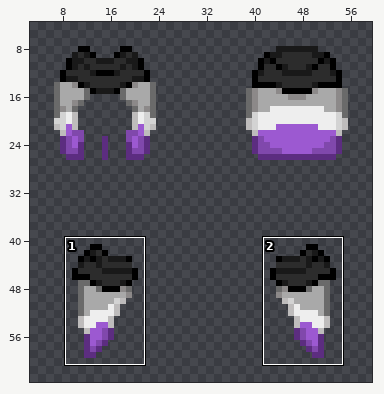
Pixel-art sprite -- Resources/Textures/Clothing/Neck/Cloaks/ace.rsi/equipped-NECK.png. The picture above shows the old version from afar; the outline marks the close-up.
Close-up. Old version:
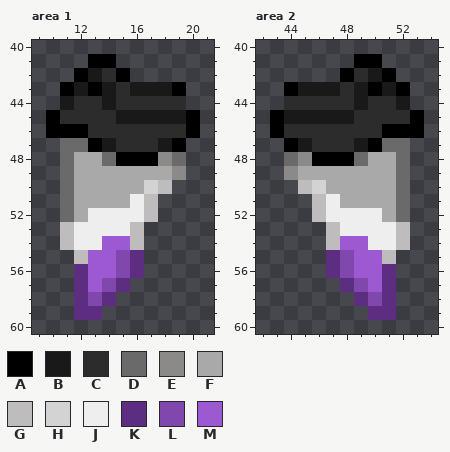
The file is 64x64 pixels. Colours within 5 levels of each other are drawn and written as one. Shown: area 1: x 9..21, y 40..60; area 2: x 42..54, y 40..60. The wide view leaves out empty margins. The commit also changed other parts of the picture, which this record leaves out.
Palette (. is transparent): A #000000  B #191919  C #2c2c2c  D #6a6a6a  E #8c8989  F #a9a9a9  G #bebcbc  H #d3d3d3  J #eeeeee  K #5c2d80  L #8048ac  M #9c59d1
Pixels before, area 1, first column x 10:
41 ...AA......
42 ..ABCA.....
43 .ABABCBBBA.
44 .BCCBCCCCC.
45 ACCCCBBBBBA
46 AAACCCCCCCA
47 .DDABCCCBA.
48 .DFFDAAAED.
49 .DFFFFFFFE.
50 .DFFFFFHG..
51 .DFFFFJG...
52 .DFJJJJG...
53 .GJJJJG....
54 .GJJMMG....
55 ..GMMLK....
56 ..KMMLK....
57 ..KMLK.....
58 ..KLK......
59 ..KK.......
Pixels before, area 2, first column x 43:
41 ......AA...
42 .....ACBA..
43 .ABBBCBABA.
44 .CCCCCBCCB.
45 ABBBBBCCCCA
46 ACCCCCCCAAA
47 .ABCCCBADD.
48 .DEAAADFFD.
49 .EFFFFFFFD.
50 ..GHFFFFFD.
51 ...GJFFFFD.
52 ...GJJJJFD.
53 ....GJJJJG.
54 ....GMMJJG.
55 ....KLMMG..
56 ....KLMMK..
57 .....KLMK..
58 ......KLK..
59 .......KK..
Once edited:
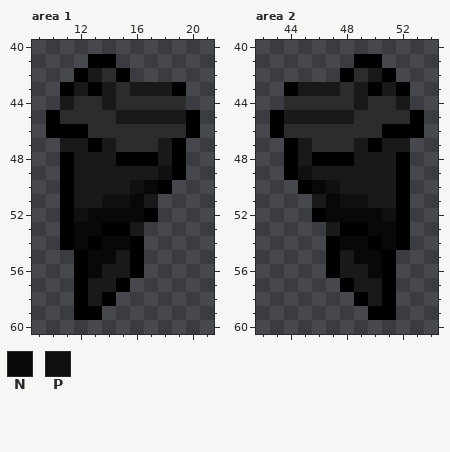
Colours new in this view: N #080808  P #101010
Diff:
Area 1:
y 47: x 11..12 DD -> BB
y 48: x 11..14 DFFD -> ABBB; x 18..19 ED -> BA
y 49: x 11..19 DFFFFFFFE -> ABBBBBBPA
y 50: x 11..18 DFFFFFHG -> ABBBBPNA
y 51: x 11..17 DFFFFJG -> ABBPPNB
y 52: x 11..17 DFJJJJG -> APNNNNA
y 53: x 11..16 GJJJJG -> ANNAAB
y 54: x 11..16 GJJMMG -> ANANNA
y 55: x 12..16 GMMLK -> ANNBA
y 56: x 12..16 KMMLK -> ANBBA
y 57: x 12..15 KMLK -> ABBA
y 58: x 12..14 KLK -> ABA
y 59: x 12..13 KK -> AA
Area 2:
y 47: x 51..52 DD -> BB
y 48: x 44..45 DE -> AB; x 49..52 DFFD -> BBBA
y 49: x 44..52 EFFFFFFFD -> APBBBBBBA
y 50: x 45..52 GHFFFFFD -> ANPBBBBA
y 51: x 46..52 GJFFFFD -> BNPPBBA
y 52: x 46..52 GJJJJFD -> ANNNNPA
y 53: x 47..52 GJJJJG -> BAANNA
y 54: x 47..52 GMMJJG -> ANNANA
y 55: x 47..51 KLMMG -> ABNNA
y 56: x 47..51 KLMMK -> ABBNA
y 57: x 48..51 KLMK -> ABBA
y 58: x 49..51 KLK -> ABA
y 59: x 50..51 KK -> AA
